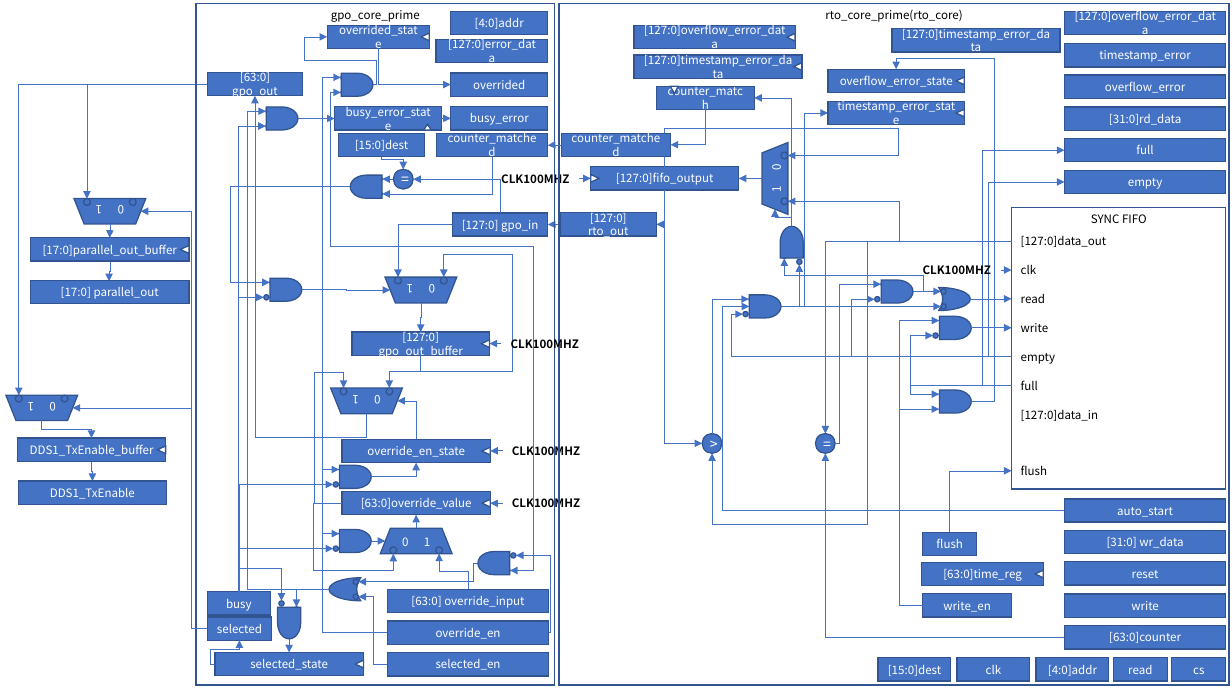
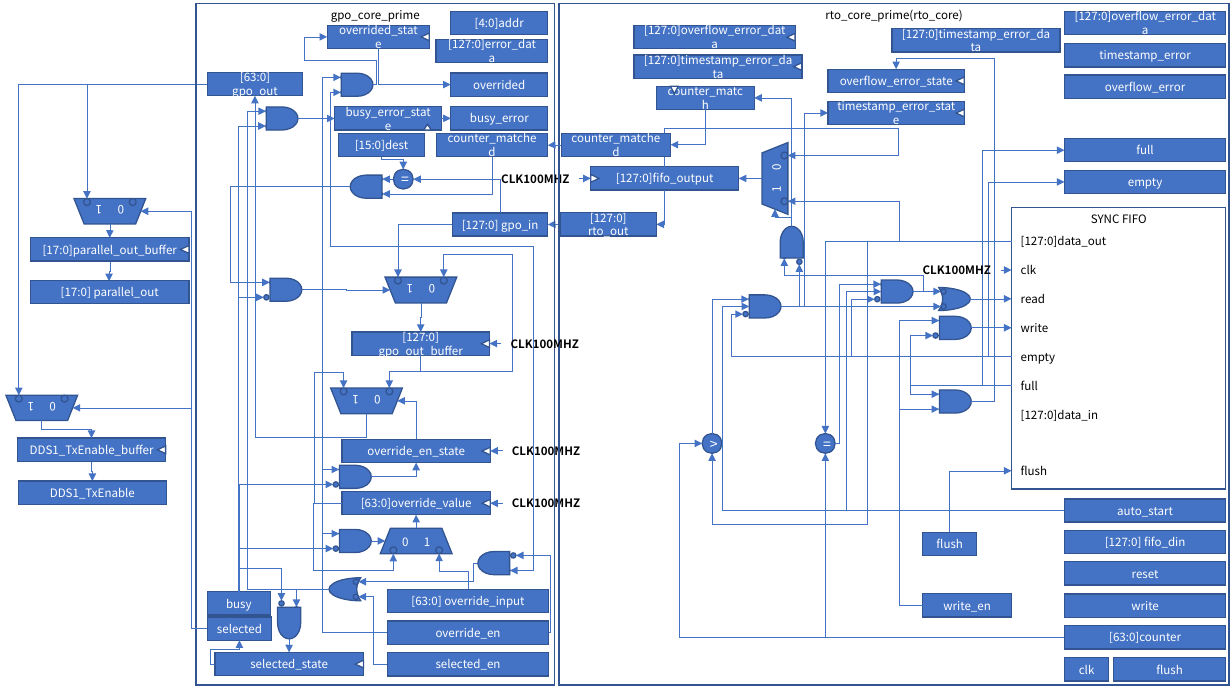
Before and after one commit to snu-quiqcl/AD9910, a slide deck: slide 26 of AD9912_MODULE.pptx (slide 25 before the commit). Drawn at 1232x693 pixels with LibreOffice and Linux fonts; fonts in the diff are those of the drawing. Boxes give left, top, right and bottom in pixels: in the first picture for what was removed or moved away, otherwise in the second. Text is boxed around its words. In the diff, an @@ line names an element or a change of style, - is before the commit and + after.

```diff
--- a/AD9912_MODULE.pptx
+++ b/AD9912_MODULE.pptx
@@ rectangle removed at bbox=[1065, 107, 1226, 130] @@
-[31:0]rd_data
@@ elbow arrow added from (1065, 511) to (882, 292), #4472C4 0.5 pt @@
@@ elbow arrow moved from (665, 190) - (702, 444) to (1065, 638) - (702, 444) @@
@@ text in rectangle at bbox=[1105, 536, 1185, 548]: text changed @@
-[31:0] wr_data
+[127:0] fifo_din
@@ rectangle removed at bbox=[922, 563, 1044, 586] @@
-[63:0]time_reg
@@ triangle removed at bbox=[1036, 571, 1044, 578] @@
@@ rectangle removed at bbox=[878, 658, 951, 681] @@
-[15:0]dest
@@ rectangle removed at bbox=[1036, 658, 1109, 681] @@
-[4:0]addr
@@ rectangle "clk": place and size @@
-rectangle "clk" at bbox=[958, 658, 1031, 681]
+rectangle "clk" at bbox=[1065, 658, 1109, 681]
@@ rectangle removed at bbox=[1114, 658, 1167, 681] @@
-read
@@ rectangle added at bbox=[1114, 658, 1226, 681], fill #4472C4, outline #325491 1 pt, 9 pt, text #FFFFFF @@
+flush
@@ rectangle removed at bbox=[1172, 658, 1226, 681] @@
-cs
```
Also in this commit, not shown: 1 other slide changed, 5 slides added.
